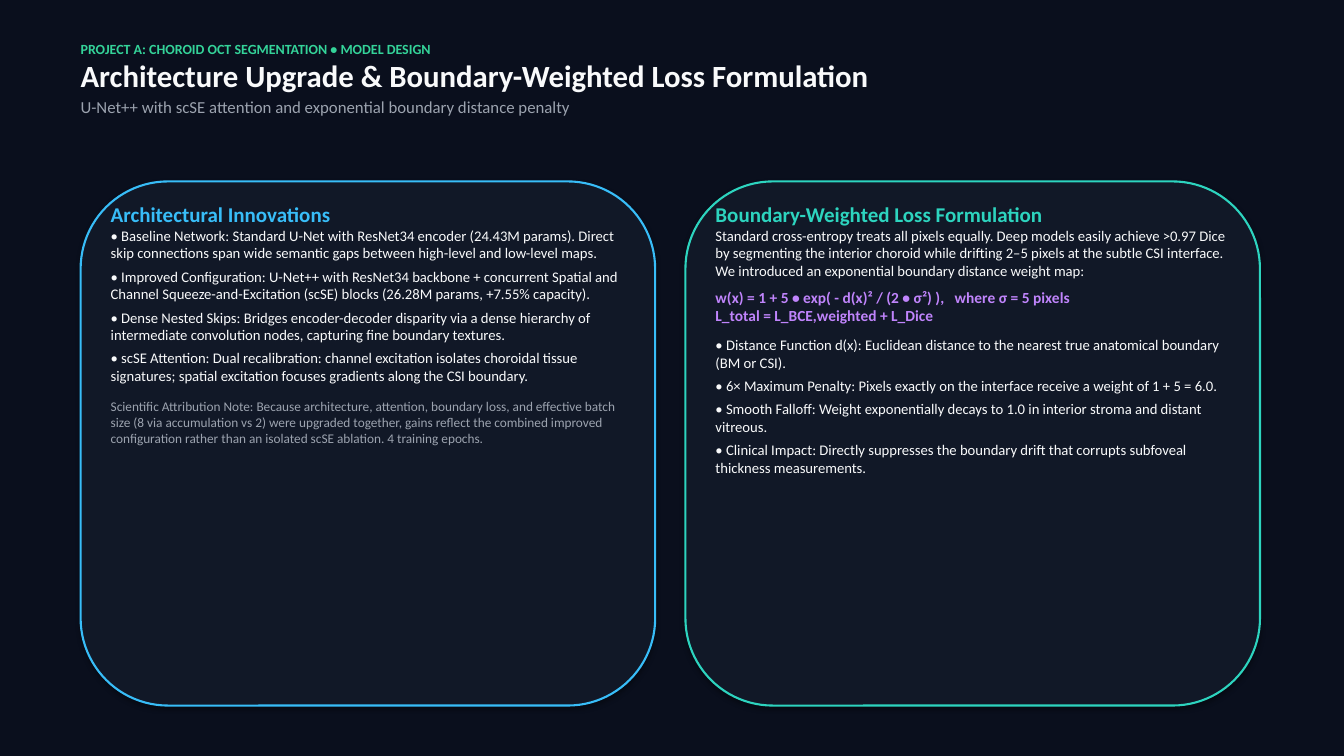
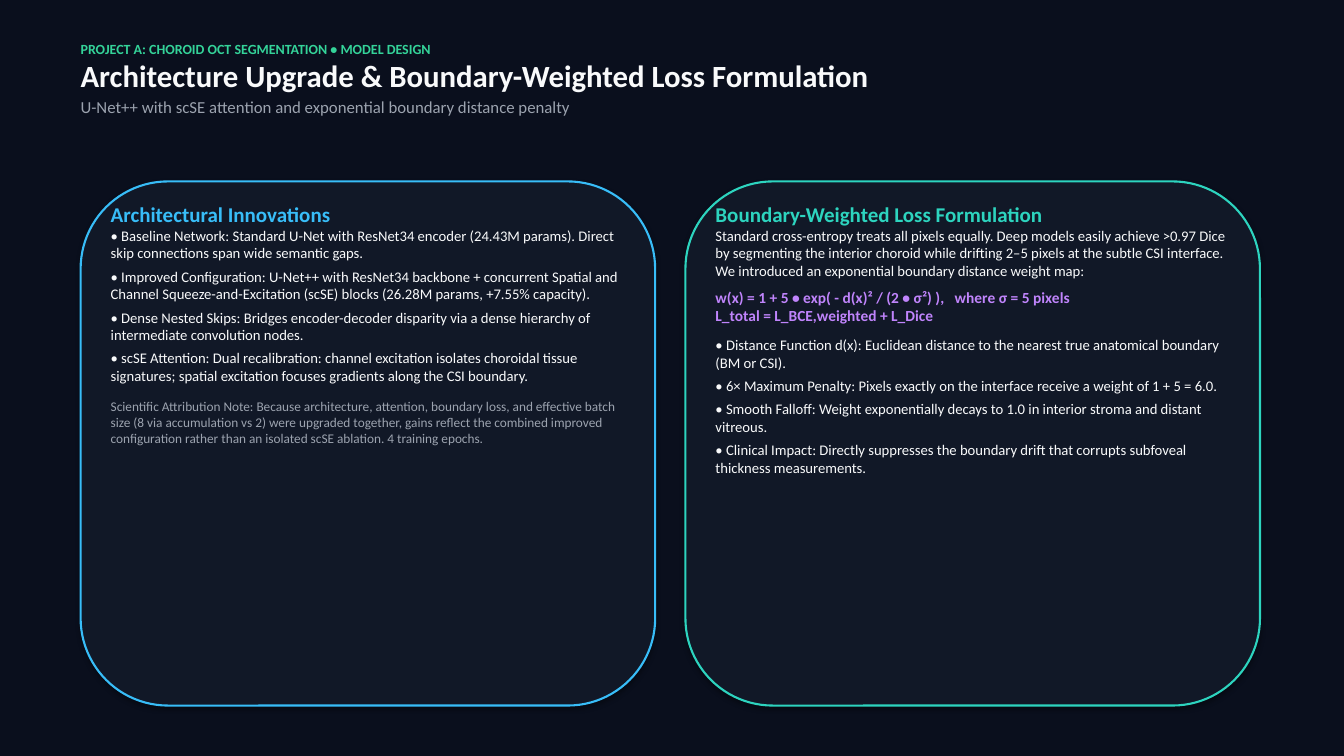
Before and after one commit to AdityaSahrawat/quantum-medical-image-classification, a slide deck: slide 5 of presentation/combined_presentation.pptx. Drawn at 1344x756 pixels with LibreOffice and Linux fonts; fonts in the diff are those of the drawing. Boxes give left, top, right and bottom in pixels: in the first picture for what was removed or moved away, otherwise in the second. Text is boxed around its words. In the diff, an @@ line names an element or a change of style, - is before the commit and + after.

```diff
--- a/presentation/combined_presentation.pptx
+++ b/presentation/combined_presentation.pptx
@@ text at <box>111,230,614,261</box>: text changed @@
-• Baseline Network: Standard U-Net with ResNet34 encoder (24.43M params). Direct skip connections span wide semantic gaps between high-level and low-level maps.
+• Baseline Network: Standard U-Net with ResNet34 encoder (24.43M params). Direct skip connections span wide semantic gaps.
@@ text at <box>111,312,590,340</box>: text changed @@
-• Dense Nested Skips: Bridges encoder-decoder disparity via a dense hierarchy of intermediate convolution nodes, capturing fine boundary textures.
+• Dense Nested Skips: Bridges encoder-decoder disparity via a dense hierarchy of intermediate convolution nodes.
```
Also in this commit, not shown: 10 other slides changed, 6 other files.
